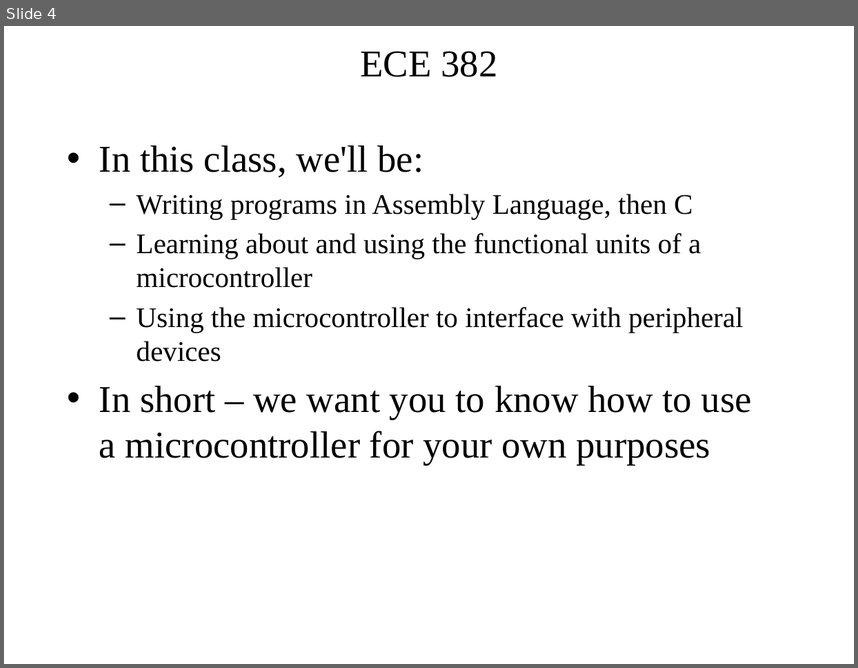
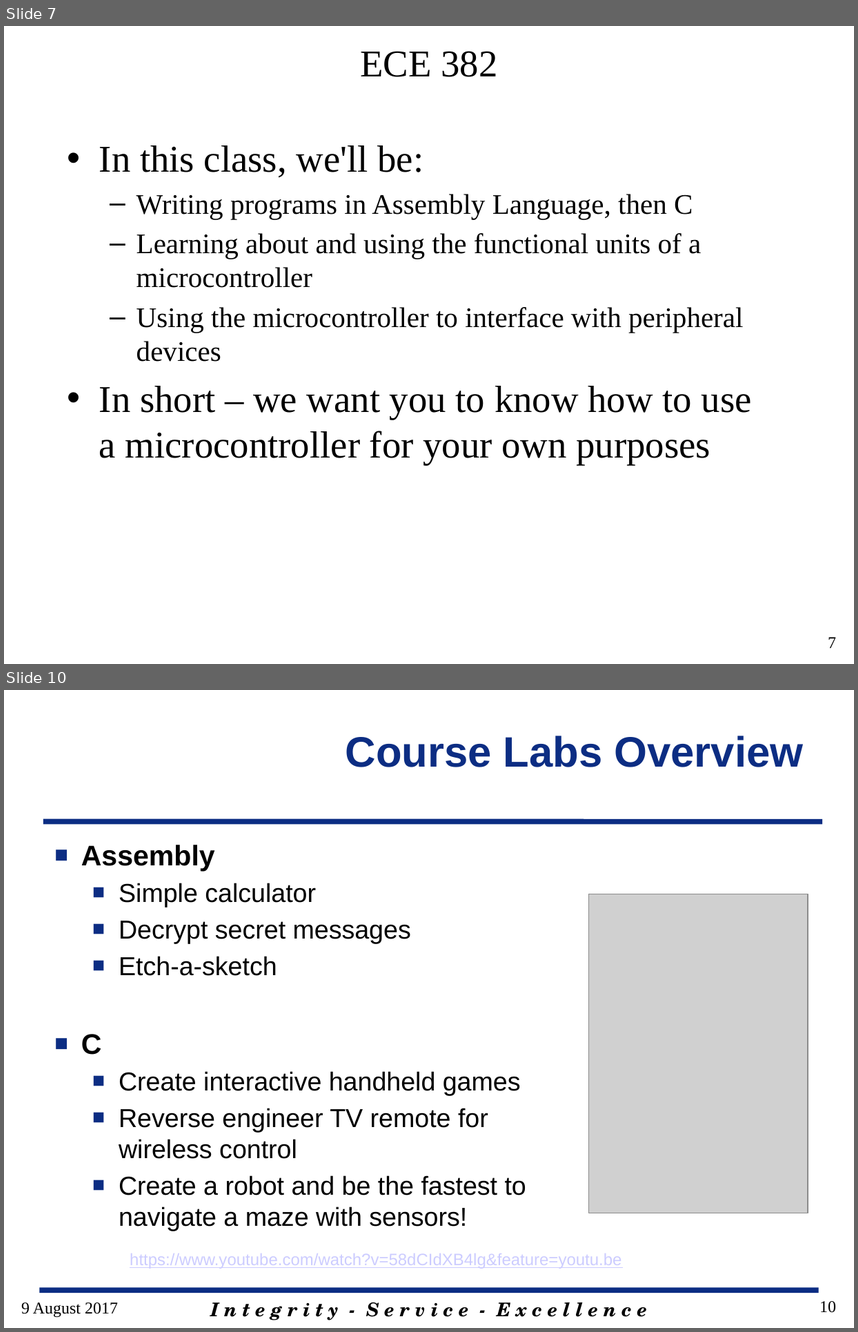
Before and after one commit to pw4rn3r/ECE382, a slide deck: notes/L1/Lsn1.pptx. Shown one above the other, each under a label of ours: slide 4 before the commit, slides 7 and 10 after it; the slides between them are not shown. The pictures are 858x668 and 858x1332 pixels, drawn with LibreOffice and Linux fonts; fonts in the diff are those of the drawing; grey boxes stand for pictures; background and template pictures are left out. Boxes give left, top, right and bottom in pixels: in the first picture for what was removed or moved away, otherwise in the second. Text is boxed around its words. In the diff, an @@ line names an element or a change of style, - is before the commit and + after.

```diff
--- a/notes/L1/Lsn1.pptx
+++ b/notes/L1/Lsn1.pptx
@@ slide 10 added at bbox=[4, 690, 854, 1328], background #FFFFFF @@
@@ title added at bbox=[346, 736, 804, 767], 36 pt, text #0C2D83, bold @@
+Course Labs Overview
@@ line added from (43, 822) to (822, 822), #0C2D83 4.5 pt @@
@@ text added at bbox=[81, 845, 526, 1230], 22 pt, text #000000 @@
+■ Assembly
+  ■ Simple calculator
+  ■ Decrypt secret messages
+  ■ Etch-a-sketch
+■ C
+  ■ Create interactive handheld games
+  ■ Reverse engineer TV remote for wireless control
+  ■ Create a robot and be the fastest to navigate a maze with sensors!
@@ picture added at bbox=[589, 894, 807, 1213] @@
@@ text added at bbox=[130, 1253, 622, 1268], 14 pt, text #CCCCFF, underline @@
+https://www.youtube.com/watch?v=58dCIdXB4lg&feature=youtu.be
@@ text added at bbox=[21, 1302, 118, 1317], 14 pt, text #000000 @@
+9 August 2017
@@ line added from (40, 1290) to (818, 1290), #0C2D83 4.5 pt @@
@@ text added at bbox=[210, 1302, 647, 1320], 16 pt, text #000000, bold, italic @@
+I n t e g r i t y - S e r v i c e - E x c e l l e n c e
@@ page number added at bbox=[820, 1301, 836, 1312], 14 pt, text #000000 @@
+10
@@ what was slide 4 is now slide 7 @@
@@ slide 7 changed as well @@
@@ page number added at bbox=[828, 637, 836, 648], 14 pt, text #000000 @@
+7
```
Also in this commit, not shown: 12 other slides changed, 21 other slides added, 4 slides removed.
